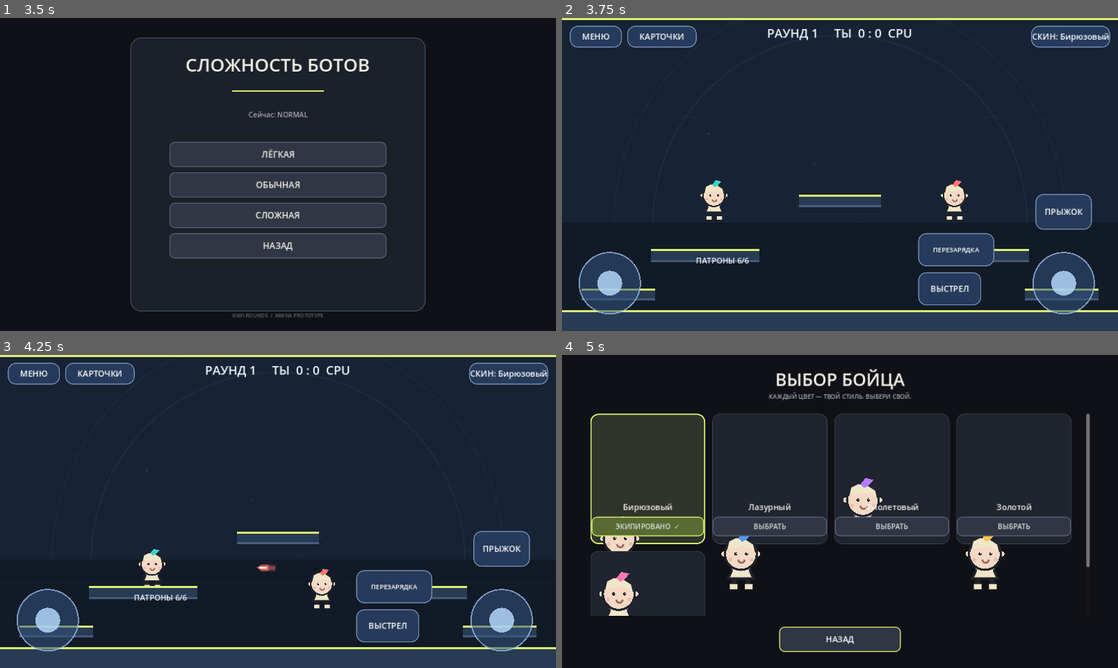
Above: before the commit, frames 1-4 (two rows, left to right).
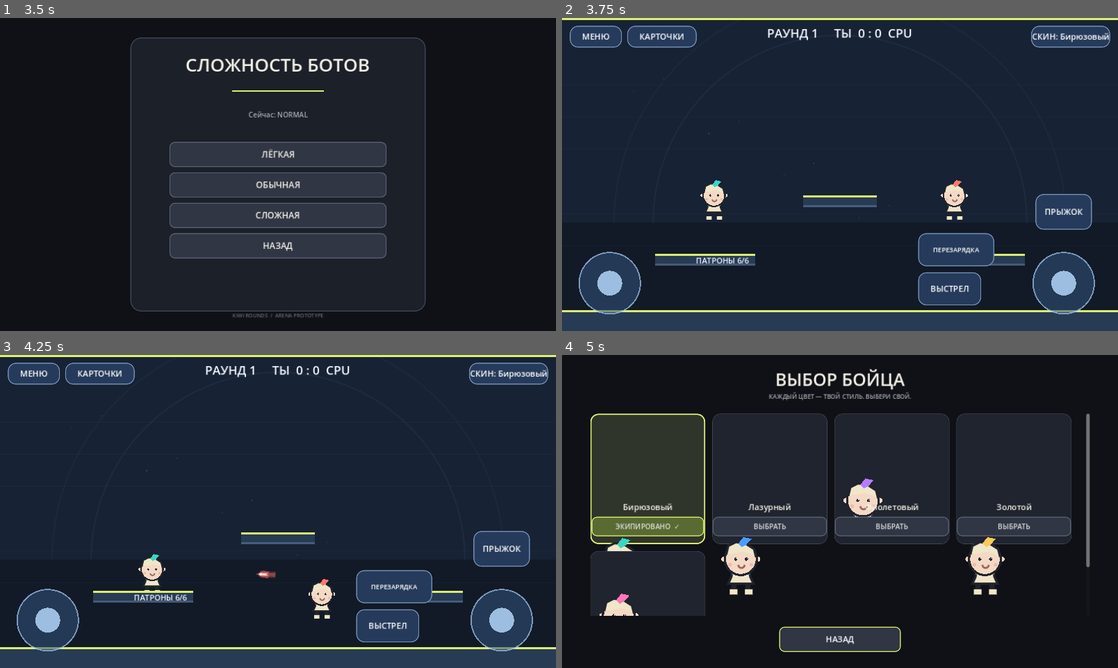
Above: after the commit, the same moments.

Repository: loslam-del/Kiwi-rounds
Game: Godot game, scene res://scenes/main.tscn
Same seed, same stepped clock (60 frames per second), same inputs: the game is played once before the commit and once after it.
Inputs:
- Up to frame 1 (3.5 s): click "ИГРАТЬ" at 0.5 s; click "ОНЛАЙН — ПОЗЖЕ" at 1.25 s; click "НАЗАД" at 2 s; click "ПРОТИВ БОТОВ" at 2.75 s
- Up to frame 2 (3.75 s): click "ЛЁГКАЯ" at 3.5 s
- Up to frame 3 (4.25 s): no input
- Up to frame 4 (5 s): click "СКИН: Бирюзовый" at 4.25 s

Frame 1 is identical in both runs. In frame 2, 1.5% of the frame differs, in the area x 3-97%, y 56-91%; in frame 3, 2.2%; in frame 4, 1.7%.

Commit message:
Rebuild arenas and catch-up card progression

Diff:
--- a/scripts/main.gd
+++ b/scripts/main.gd
@@ -6,16 +6,21 @@
 const MOD_LOADER_SCRIPT = preload("res://scripts/mod_loader.gd")
 
 const DEFAULT_UPGRADES := [
-    {"id":"swift","name":"ТУРБО-БОТИНКИ","icon":"SPD","buff":"БАФФ  Скорость +16%","debuff":"МИНУС  Сила выстрела −10%","effect":"swift"},
-    {"id":"spring","name":"ПРУЖИННЫЙ МОДУЛЬ","icon":"JMP","buff":"БАФФ  Высота прыжка +12%","debuff":"МИНУС  Скорость −8%","effect":"spring"},
-    {"id":"wave","name":"ТЯЖЁЛЫЙ КАЛИБР","icon":"PWR","buff":"БАФФ  Отбрасывание +22%","debuff":"МИНУС  Перезарядка дольше на 12%","effect":"wave"},
-    {"id":"rapid","name":"БЫСТРЫЙ ЗАТВОР","icon":"RLD","buff":"БАФФ  Перезарядка быстрее на 18%","debuff":"МИНУС  Сила выстрела −10%","effect":"rapid"},
-    {"id":"sturdy","name":"БОЕВОЙ РАЗГОН","icon":"MIX","buff":"БАФФ  Скорость +6%, прыжок +8%","debuff":"МИНУС  Нет","effect":"sturdy"}
+    {"id":"swift","name":"ТУРБО-ШАГ","icon":"↗","buff":"СКОРОСТЬ +18%","debuff":"ВЫСОТА ПРЫЖКА −6%","effect":"swift"},
+    {"id":"spring","name":"ПРУЖИНА","icon":"↟","buff":"ПРЫЖОК +18%","debuff":"СКОРОСТЬ −7%","effect":"spring"},
+    {"id":"feather","name":"ЛЁГКОСТЬ","icon":"✦","buff":"ГРАВИТАЦИЯ −18%","debuff":"ПАДЕНИЕ ЧУТЬ МЕДЛЕННЕЕ","effect":"feather"},
+    {"id":"wall","name":"СТЕНКА-РАКЕТКА","icon":"↶","buff":"ОТТАЛКИВАНИЕ ОТ СТЕН +22%","debuff":"НЕТ","effect":"wall"},
+    {"id":"air","name":"ВОЗДУШНЫЙ ШАГ","icon":"＋","buff":"ЕЩЁ ОДИН ПРЫЖОК В ВОЗДУХЕ","debuff":"СКОРОСТЬ −5%","effect":"air"},
+    {"id":"grounded","name":"ТЯЖЁЛЫЕ БОТИНКИ","icon":"⬇","buff":"УСКОРЕНИЕ НА ЗЕМЛЕ +22%","debuff":"ГРАВИТАЦИЯ −8%","effect":"grounded"}
 ]
 const DEFAULT_MAPS := [
-    {"name":"Сумеречная арена","platforms":[{"x":330,"y":545,"w":250,"h":24},{"x":950,"y":545,"w":250,"h":24},{"x":640,"y":420,"w":190,"h":22},{"x":130,"y":635,"w":170,"h":20},{"x":1150,"y":635,"w":170,"h":20}]},
-    {"name":"Парящие острова","platforms":[{"x":250,"y":560,"w":210,"h":22},{"x":500,"y":455,"w":180,"h":22},{"x":780,"y":455,"w":180,"h":22},{"x":1030,"y":560,"w":210,"h":22},{"x":640,"y":330,"w":210,"h":22}]},
-    {"name":"Ломаный мост","platforms":[{"x":200,"y":600,"w":180,"h":22},{"x":420,"y":495,"w":190,"h":22},{"x":640,"y":590,"w":190,"h":22},{"x":860,"y":495,"w":190,"h":22},{"x":1080,"y":600,"w":180,"h":22},{"x":640,"y":390,"w":150,"h":22}]}
+    {"name":"КОРОТКИЙ МОСТ","platforms":[{"x":330,"y":555,"w":230,"h":20},{"x":950,"y":555,"w":230,"h":20},{"x":640,"y":420,"w":170,"h":20}]},
+    {"name":"ДВЕ БАШНИ","platforms":[{"x":180,"y":590,"w":190,"h":20},{"x":180,"y":440,"w":150,"h":20},{"x":1100,"y":590,"w":190,"h":20},{"x":1100,"y":440,"w":150,"h":20},{"x":640,"y":520,"w":150,"h":20}]},
+    {"name":"ЛЕСТНИЦА","platforms":[{"x":220,"y":600,"w":180,"h":20},{"x":420,"y":520,"w":170,"h":20},{"x":620,"y":440,"w":170,"h":20},{"x":820,"y":360,"w":170,"h":20},{"x":1050,"y":520,"w":180,"h":20}]},
+    {"name":"ЦЕНТРАЛЬНЫЙ ОСТРОВ","platforms":[{"x":300,"y":560,"w":170,"h":20},{"x":980,"y":560,"w":170,"h":20},{"x":640,"y":500,"w":260,"h":22},{"x":640,"y":340,"w":150,"h":20}]},
+    {"name":"РАЗЛОМ","platforms":[{"x":190,"y":560,"w":250,"h":20},{"x":1090,"y":560,"w":250,"h":20},{"x":450,"y":410,"w":150,"h":20},{"x":830,"y":410,"w":150,"h":20}]},
+    {"name":"КРЕСТ","platforms":[{"x":640,"y":570,"w":340,"h":20},{"x":640,"y":390,"w":340,"h":20},{"x":390,"y":480,"w":150,"h":20},{"x":890,"y":480,"w":150,"h":20}]},
+    {"name":"ПАРЯЩИЕ СТУПЕНИ","platforms":[{"x":250,"y":610,"w":170,"h":20},{"x":470,"y":510,"w":170,"h":20},{"x":690,"y":410,"w":170,"h":20},{"x":910,"y":510,"w":170,"h":20},{"x":1130,"y":610,"w":170,"h":20}]}
 ]
 
 var player: ArenaPlayer
@@ -500,7 +505,13 @@
 
 func _reset_player_stats(who: ArenaPlayer) -> void:
     who.move_speed = 430.0
-    who.jump_speed = -735.0
+    who.jump_speed = -715.0
+    who.gravity_scale = 1.0
+    who.air_control_scale = 1.0
+    who.ground_accel_scale = 1.0
+    who.wall_jump_scale = 1.0
+    who.extra_air_jumps = 0
+    who.air_jumps_left = 1
     who.pulse_force = 610.0
     who.pulse_interval = 0.78
     who.magazine_size = 6
@@ -1259,10 +1270,16 @@
     else:
         score_bot += 1
     _update_hud()
-    if score_player >= 3 or score_bot >= 3:
+    if score_player >= 5 or score_bot >= 5:
         _show_match_end()
     elif game_mode == "training":
         _show_training_round_end()
+    elif player_won:
+        # Only the losing side receives an upgrade.
+        if not all_upgrades.is_empty():
+            var bot_choice: Dictionary = all_upgrades.pick_random()
+            rival.apply_upgrade(str(bot_choice.get("effect",bot_choice.get("id",""))))
+        _next_round()
     else:
         _show_upgrade_panel()
 
@@ -1280,17 +1297,109 @@
 func _show_upgrade_panel() -> void:
     var choices: Array = all_upgrades.duplicate(true)
     choices.shuffle()
-    var buttons: Array = []
+    _close_overlay()
+    game_controls.visible = false
+    var shade := ColorRect.new()
+    shade.set_anchors_and_offsets_preset(Control.PRESET_FULL_RECT)
+    shade.color = Color("#10141c")
+    ui.add_child(shade)
+    overlay = shade
+
+    var title := Label.new()
+    title.text = "ТЫ ПРОИГРАЛ РАУНД"
+    title.position = Vector2(0,54)
+    title.size = Vector2(1280,58)
+    title.horizontal_alignment = HORIZONTAL_ALIGNMENT_CENTER
+    title.add_theme_font_size_override("font_size",38)
+    title.add_theme_color_override("font_color",Color("#f2f0e8"))
+    shade.add_child(title)
+
+    var subtitle := Label.new()
+    subtitle.text = "Выбери усиление — теперь твой ход"
+    subtitle.position = Vector2(0,118)
+    subtitle.size = Vector2(1280,34)
+    subtitle.horizontal_alignment = HORIZONTAL_ALIGNMENT_CENTER
+    subtitle.add_theme_font_size_override("font_size",18)
+    subtitle.add_theme_color_override("font_color",Color("#aeb7c7"))
+    shade.add_child(subtitle)
+
     for i in range(mini(3,choices.size())):
         var item: Dictionary = choices[i]
-        buttons.append([str(item.get("name",item.get("id","Улучшение"))) + "\n" + str(item.get("desc","")),Callable(self,"_choose_upgrade").bind(str(item.get("effect",item.get("id",""))))])
-    _show_panel("ВЫБЕРИ УЛУЧШЕНИЕ",buttons,"После выбора начнётся следующий раунд")
+        var card := PanelContainer.new()
+        card.position = Vector2(105.0 + float(i)*365.0,205.0)
+        card.size = Vector2(330,390)
+        var style := StyleBoxFlat.new()
+        style.bg_color = Color("#202a35")
+        style.border_color = Color("#8ba66a")
+        style.set_border_width_all(2)
+        style.set_corner_radius_all(16)
+        card.add_theme_stylebox_override("panel",style)
+        shade.add_child(card)
+
+        var column := VBoxContainer.new()
+        column.alignment = BoxContainer.ALIGNMENT_CENTER
+        column.add_theme_constant_override("separation",12)
+        card.add_child(column)
+
+        var symbol := Label.new()
+        symbol.text = str(item.get("icon","✦"))
+        symbol.custom_minimum_size = Vector2(290,92)
+        symbol.horizontal_alignment = HORIZONTAL_ALIGNMENT_CENTER
+        symbol.vertical_alignment = VERTICAL_ALIGNMENT_CENTER
+        symbol.add_theme_font_size_override("font_size",58)
+        symbol.add_theme_color_override("font_color",Color("#d9ef70"))
+        column.add_child(symbol)
+
+        var name_label := Label.new()
+        name_label.text = str(item.get("name","УЛУЧШЕНИЕ"))
+        name_label.custom_minimum_size = Vector2(290,54)
+        name_label.horizontal_alignment = HORIZONTAL_ALIGNMENT_CENTER
+        name_label.vertical_alignment = VERTICAL_ALIGNMENT_CENTER
+        name_label.autowrap_mode = TextServer.AUTOWRAP_WORD_SMART
+        name_label.add_theme_font_size_override("font_size",20)
+        name_label.add_theme_color_override("font_color",Color("#f4f1e8"))
+        column.add_child(name_label)
+
+        var buff := Label.new()
+        buff.text = "▲  " + str(item.get("buff",""))
+        buff.custom_minimum_size = Vector2(290,54)
+        buff.horizontal_alignment = HORIZONTAL_ALIGNMENT_CENTER
+        buff.vertical_alignment = VERTICAL_ALIGNMENT_CENTER
+        buff.autowrap_mode = TextServer.AUTOWRAP_WORD_SMART
+        buff.add_theme_font_size_override("font_size",15)
+        buff.add_theme_color_override("font_color",Color("#b9e36c"))
+        column.add_child(buff)
+
+        var debuff := Label.new()
+        debuff.text = "▼  " + str(item.get("debuff",""))
+        debuff.custom_minimum_size = Vector2(290,48)
+        debuff.horizontal_alignment = HORIZONTAL_ALIGNMENT_CENTER
+        debuff.vertical_alignment = VERTICAL_ALIGNMENT_CENTER
+        debuff.autowrap_mode = TextServer.AUTOWRAP_WORD_SMART
+        debuff.add_theme_font_size_override("font_size",14)
+        debuff.add_theme_color_override("font_color",Color("#ff9a91"))
+        column.add_child(debuff)
+
+        var choose := Button.new()
+        choose.text = "ВЫБРАТЬ"
+        choose.custom_minimum_size = Vector2(286,52)
+        choose.add_theme_font_size_override("font_size",18)
+        choose.add_theme_stylebox_override("normal",_menu_button_style(Color("#d9ef70"),Color("#eff9bf")))
+        choose.add_theme_color_override("font_color",Color("#172015"))
+        choose.pressed.connect(_choose_upgrade.bind(str(item.get("effect",item.get("id","")))))
+        column.add_child(choose)
+
+    var footer := Label.new()
+    footer.text = "KIWI ROUNDS  •  BUILD YOUR MOVEMENT"
+    footer.position = Vector2(0,675)
+    footer.size = Vector2(1280,24)
+    footer.horizontal_alignment = HORIZONTAL_ALIGNMENT_CENTER
+    footer.add_theme_font_size_override("font_size",12)
+    footer.add_theme_color_override("font_color",Color("#626875"))
+    shade.add_child(footer)
 
 func _choose_upgrade(upgrade_id: String) -> void:
     player.apply_upgrade(upgrade_id)
-    if not all_upgrades.is_empty():
-        var bot_choice: Dictionary = all_upgrades.pick_random()
-        rival.apply_upgrade(str(bot_choice.get("effect",bot_choice.get("id",""))))
     _next_round()
 
 func _next_round() -> void:
@@ -1307,11 +1416,11 @@
     _update_hud()
 
 func _show_match_end() -> void:
-    var result := "ПОБЕДА!" if score_player >= 3 else "ПОБЕДИЛ CPU"
+    var result := "ПОБЕДА!" if score_player >= 5 else "ПОБЕДИЛ CPU"
     _show_panel(result,[
         ["СЫГРАТЬ ЕЩЁ",Callable(self,"_restart_match")],
         ["ГЛАВНОЕ МЕНЮ",Callable(self,"_show_main_menu")]
-    ],"Счёт: %d : %d" % [score_player,score_bot])
+    ],"Первый до 5 побед. Счёт: %d : %d" % [score_player,score_bot])
 
 func _restart_match() -> void:
     _start_game(game_mode)
